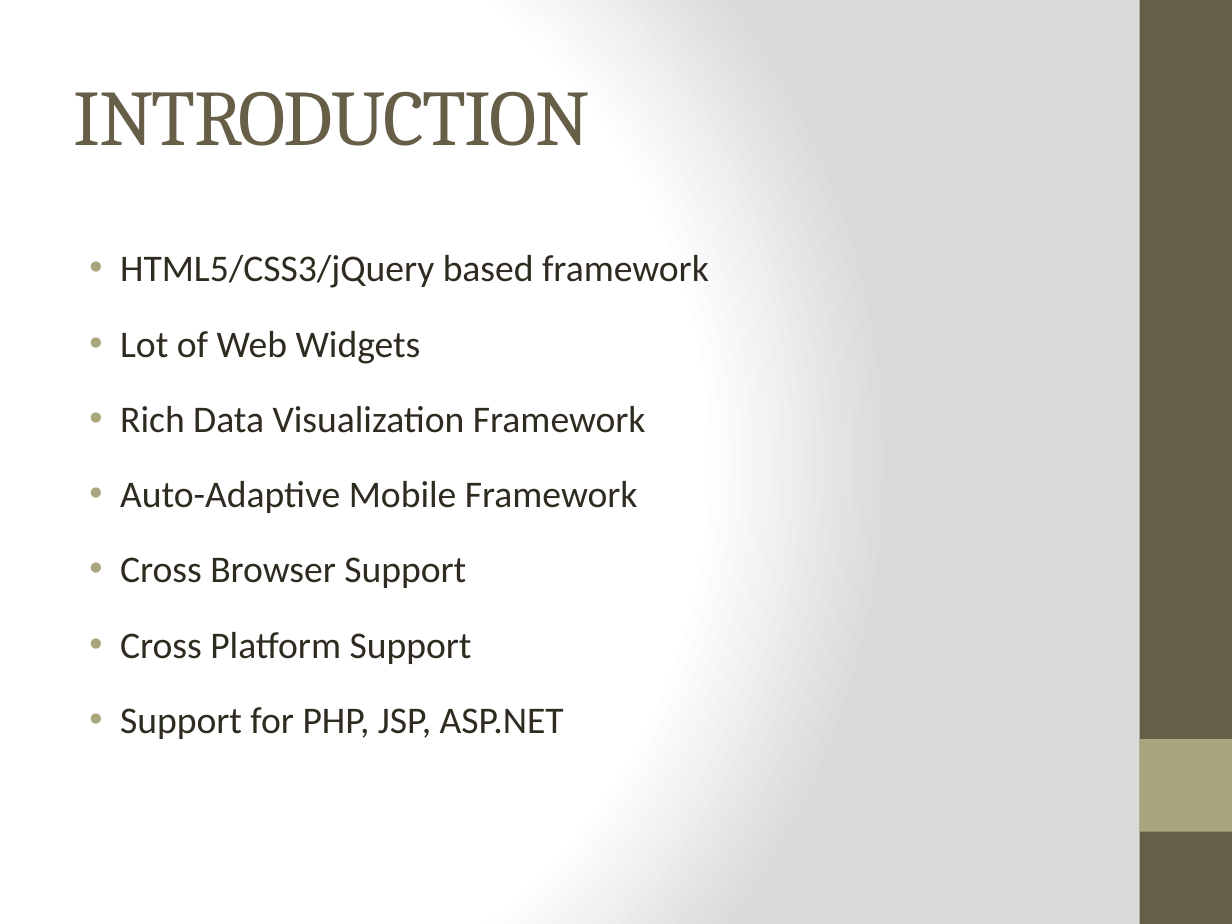
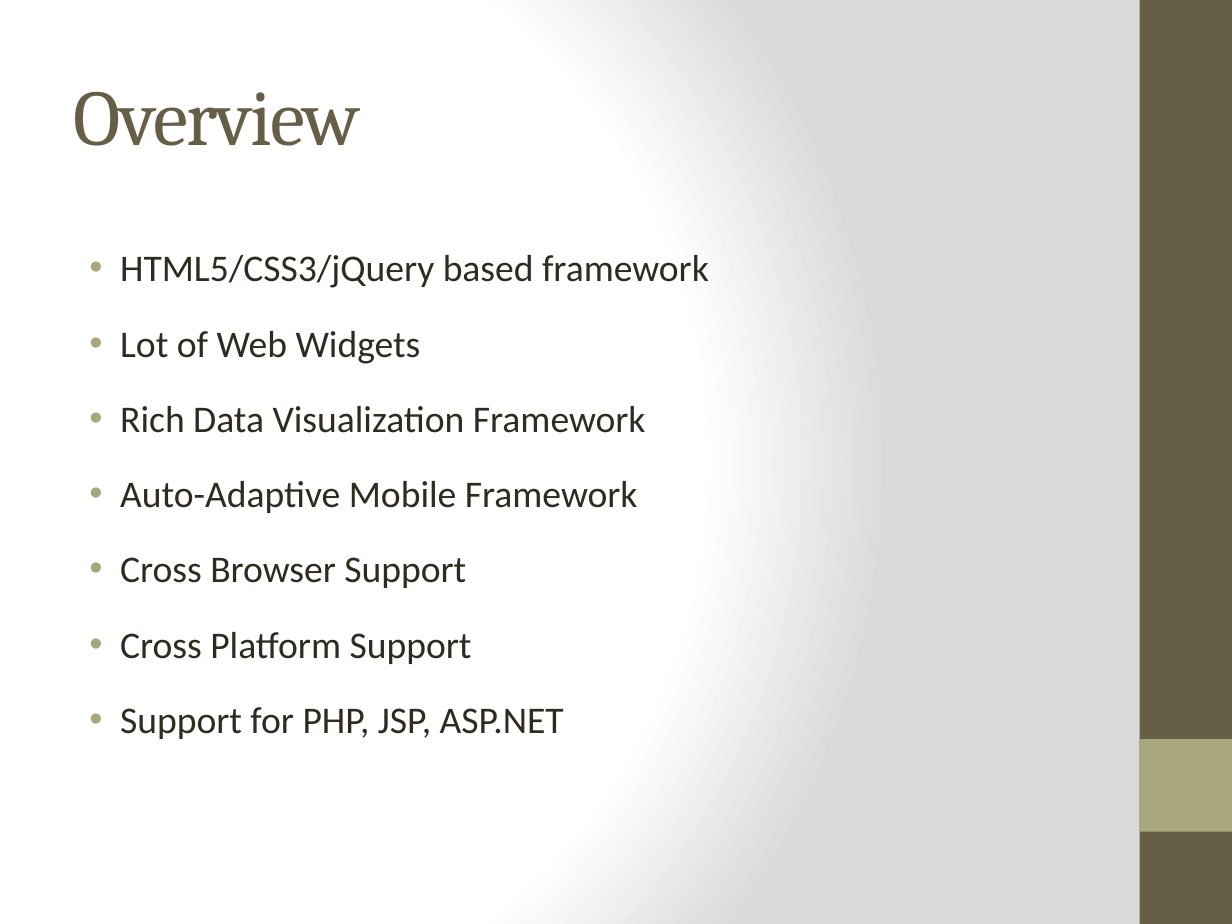
Before and after one commit to amaldevv/kendo-ui, a slide deck: slide 3 of html/Kendo UI.pptx. Drawn at 1232x924 pixels with LibreOffice and Linux fonts; fonts in the diff are those of the drawing. Boxes give left, top, right and bottom in pixels: in the first picture for what was removed or moved away, otherwise in the second. Text is boxed around its words. In the diff, an @@ line names an element or a change of style, - is before the commit and + after.

```diff
--- a/html/Kendo UI.pptx
+++ b/html/Kendo UI.pptx
@@ title at [74,92,361,146]: text changed @@
-INTRODUCTION
+Overview
```
Also in this commit, not shown: 1 other slide changed, 8 slides added.
